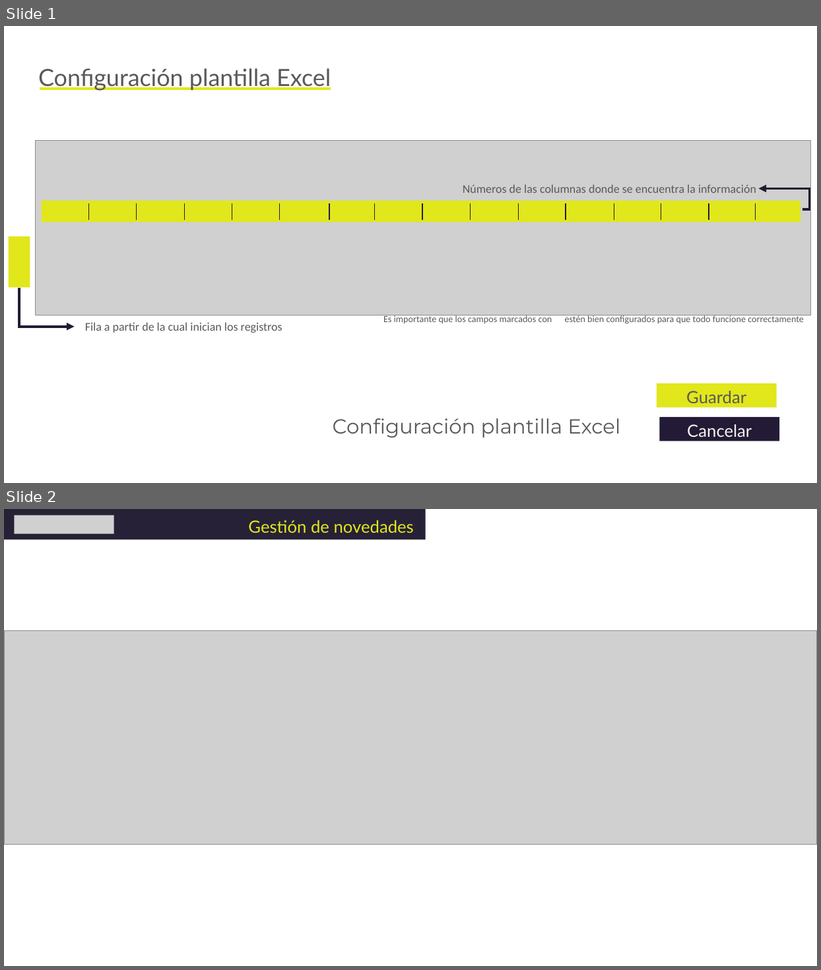
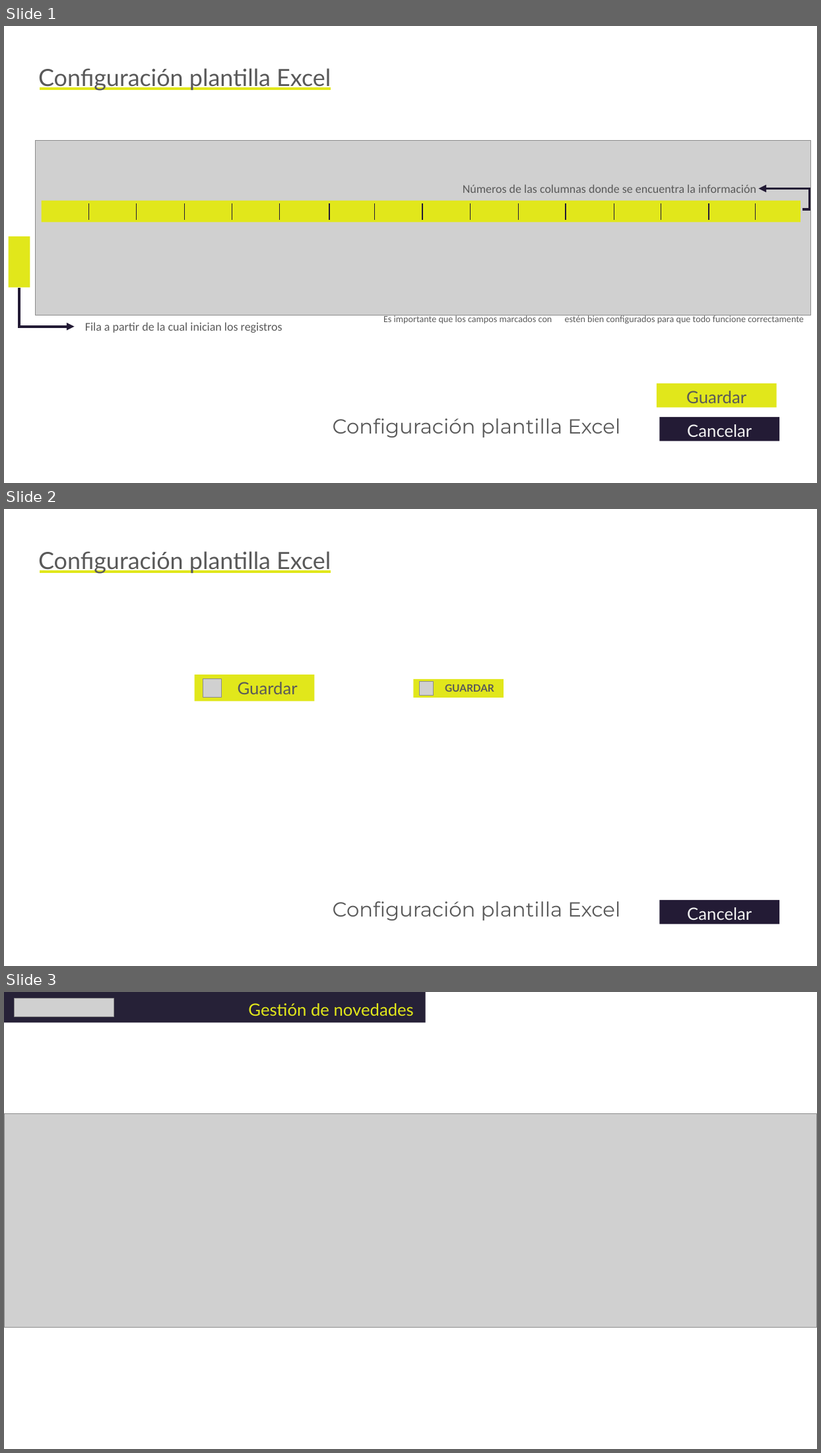
Before and after one commit to edisonude/quipuxNovedades, a slide deck: designs/Designs.pptx. Shown one above the other, each under a label of ours: slides 1 and 2 before the commit, slides 1, 2 and 3 after it. The pictures are 821x970 and 821x1453 pixels, drawn with LibreOffice and Linux fonts; fonts in the diff are those of the drawing; grey boxes stand for pictures; background and template pictures are left out. Boxes give left, top, right and bottom in pixels: in the first picture for what was removed or moved away, otherwise in the second. Text is boxed around its words. In the diff, an @@ line names an element or a change of style, - is before the commit and + after.

Commit message:
Avances en la configuración del calendario y calculo de dias festivos

```diff
--- a/designs/Designs.pptx
+++ b/designs/Designs.pptx
@@ slide 2 added at (x1=4, y1=509, x2=817, y2=966), background #FFFFFF @@
@@ text added at (x1=38, y1=551, x2=331, y2=574), 28 pt, text #595959 @@
+Configuración plantilla Excel
@@ line added from (40, 572) to (330, 572), #E1E71B 3 pt @@
@@ rectangle added at (x1=194, y1=675, x2=314, y2=702), fill #E1E71B, 20 pt, text #595959 @@
+Guardar
@@ picture added at (x1=203, y1=679, x2=222, y2=698) @@
@@ rectangle added at (x1=414, y1=679, x2=504, y2=698), fill #E1E71B, 12 pt, text #595959, bold @@
+GUARDAR
@@ picture added at (x1=419, y1=682, x2=434, y2=696) @@
@@ text added at (x1=333, y1=902, x2=620, y2=921), 24 pt, text #595959 @@
+Configuración plantilla Excel
@@ rectangle added at (x1=660, y1=900, x2=780, y2=924), fill #231B35, 20 pt, text #F2F2F2 @@
+Cancelar
@@ what was slide 2 is now slide 3 @@
```
Also in this commit, not shown: 5 other files.
